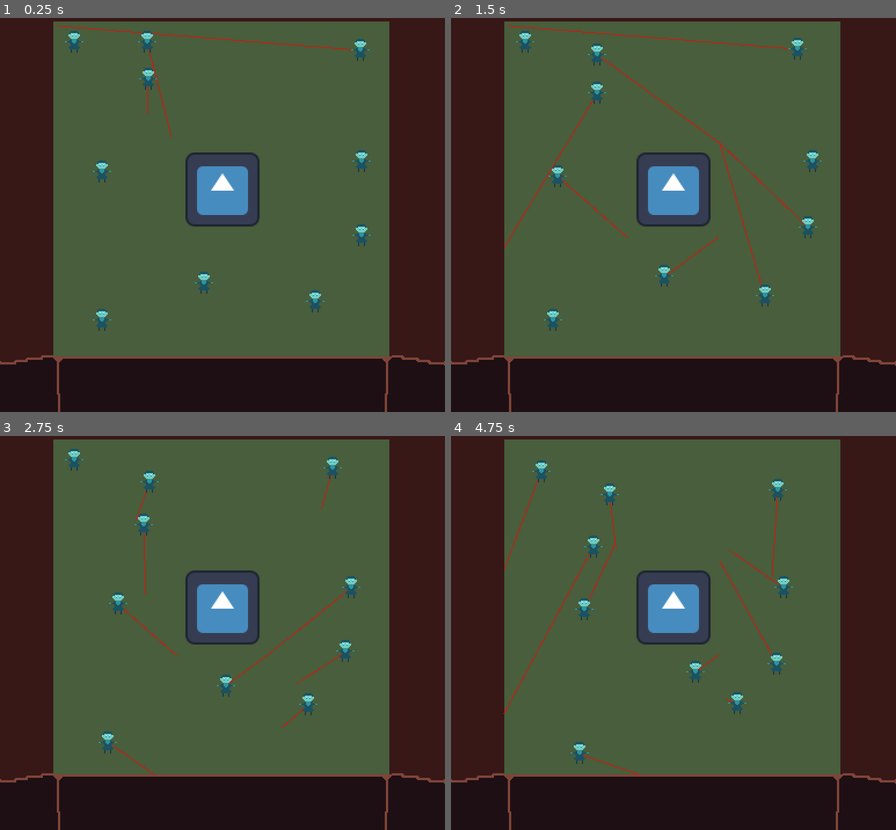
Above: before the commit, frames 1-4 (two rows, left to right).
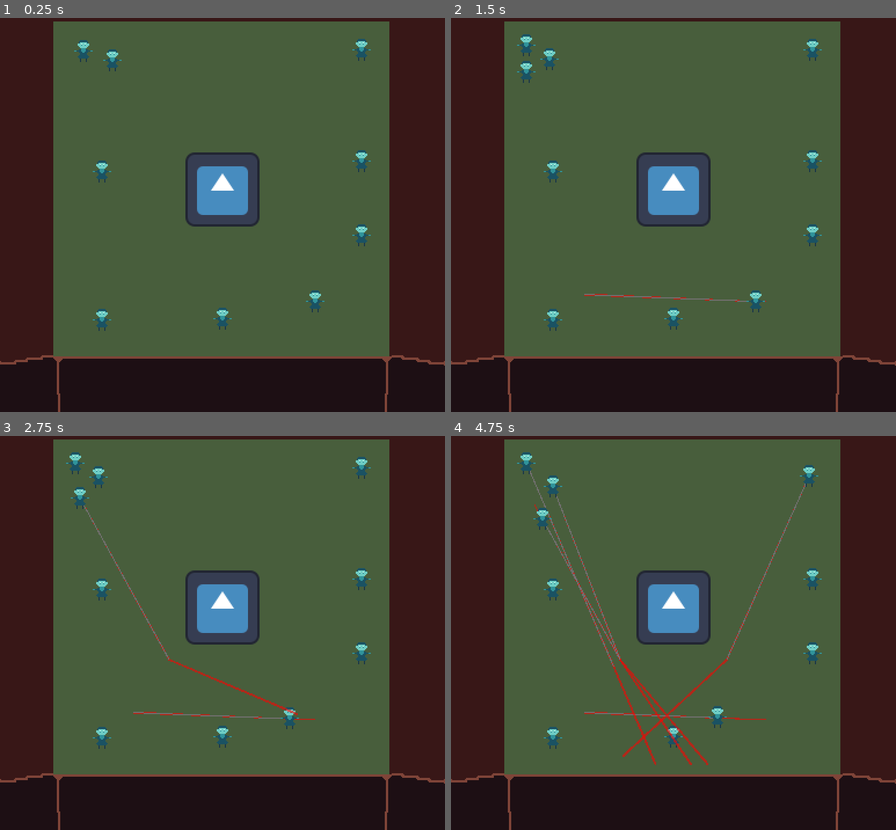
Above: after the commit, the same moments.

Repository: Cheese-Kings/Serene-Sovereignty
Game: Godot game, scene res://scenes/game.tscn
Same seed, same stepped clock (60 frames per second), same inputs: the game is played once before the commit and once after it. The engine's default icon, where the game draws it, is replaced by a stand-in: a white triangle on a blue panel in a dark square.
Inputs:
- Up to frame 1 (0.25 s): no input
- Up to frame 2 (1.5 s): tap Enter at 0.5, 1.35 s; hold Up 0.53-1.28 s; hold Enter 0.53-1.28 s; hold Down from 1.28 s (still down)
- Up to frame 3 (2.75 s): release Down at 2.03 s; hold Up from 2.03 s (still down); hold Enter from 2.03 s (still down)
- Up to frame 4 (4.75 s): release Enter at 2.78 s; tap Enter at 2.85, 4.35 s; release Up at 3.53 s; hold Enter 3.53-4.28 s; hold Down from 3.53 s (still down)

The runs differ from the first frame. In frame 1, 1.0% of the frame differs, in the area x 12-84%, y 1-80%; in frame 2, 2.3%; in frame 3, 2.7%; in frame 4, 3.9%, in the area x 11-84%, y 4-87%.

Commit message:
so many improvements to AI and stuff

Diff:
--- a/scenes/behaviour_trees/loser_ai.tscn
+++ b/scenes/behaviour_trees/loser_ai.tscn
@@ -7,9 +7,10 @@
 [node name="LoserAI" type="Node"]
 script = ExtResource("1_x7ik3")
 
-[node name="Wander" type="Node" parent="."]
+[node name="WanderGoal" type="Node" parent="."]
 script = ExtResource("2_6qvcv")
 
-[node name="MoveToRandomLocation" parent="Wander" instance=ExtResource("3_m8vb4")]
-move_chance_max = 60
-move_distance = 200
+[node name="MoveToRandomLocation" parent="WanderGoal" instance=ExtResource("3_m8vb4")]
+move_chance_max = 300
+move_distance = 100
+movement_hotspot = Vector2(0, 112)
--- a/scenes/game.tscn
+++ b/scenes/game.tscn
@@ -1,16 +1,22 @@
-[gd_scene load_steps=6 format=3 uid="uid://cxdab7u2nnqn1"]
+[gd_scene load_steps=8 format=3 uid="uid://cxdab7u2nnqn1"]
 
 [ext_resource type="Texture2D" uid="uid://c715x0y2uovhc" path="res://assets/sprites/testing_randomshti.png" id="1_0vakb"]
 [ext_resource type="PackedScene" uid="uid://1awynisxpbmu" path="res://scenes/troops/loser.tscn" id="1_wlhjy"]
 [ext_resource type="Texture2D" uid="uid://3rlmr42kfxd2" path="res://icon.svg" id="2_aas75"]
 
 [sub_resource type="NavigationPolygon" id="NavigationPolygon_566c8"]
-vertices = PackedVector2Array(40, -40, 144, -145, 144, 144, 39, 41, -146, 144, -39, 42, -146, -145, -38, -40)
-polygons = Array[PackedInt32Array]([PackedInt32Array(0, 1, 2, 3), PackedInt32Array(3, 2, 4, 5), PackedInt32Array(6, 1, 0, 7), PackedInt32Array(4, 6, 7, 5)])
-outlines = Array[PackedVector2Array]([PackedVector2Array(-146, -145, 144, -145, 144, 144, -146, 144), PackedVector2Array(-38, -40, 40, -40, 39, 41, -39, 42)])
+vertices = PackedVector2Array(133, -135, 135, 136, 46, 45, 46, -45, -138, 135, -46, 45, -137, -136, -46, -45)
+polygons = Array[PackedInt32Array]([PackedInt32Array(0, 1, 2, 3), PackedInt32Array(2, 1, 4, 5), PackedInt32Array(5, 4, 6, 7), PackedInt32Array(7, 6, 0, 3)])
+outlines = Array[PackedVector2Array]([PackedVector2Array(-137, -136, 133, -135, 135, 136, -138, 135), PackedVector2Array(-46, -45, 46, -45, 46, 45, -46, 45)])
 
 [sub_resource type="RectangleShape2D" id="RectangleShape2D_gdhlv"]
 size = Vector2(64, 64)
+
+[sub_resource type="RectangleShape2D" id="RectangleShape2D_bviha"]
+size = Vector2(45, 385)
+
+[sub_resource type="RectangleShape2D" id="RectangleShape2D_iuj5e"]
+size = Vector2(381, 48)
 
 [node name="Game" type="Node2D"]
 
@@ -22,13 +28,35 @@
 [node name="NavArea" type="NavigationRegion2D" parent="GameArena"]
 navigation_polygon = SubResource("NavigationPolygon_566c8")
 
-[node name="StaticBody2D" type="StaticBody2D" parent="GameArena"]
+[node name="MiddleBlockThing" type="StaticBody2D" parent="GameArena"]
 
-[node name="Sprite2D" type="Sprite2D" parent="GameArena/StaticBody2D"]
+[node name="Sprite2D" type="Sprite2D" parent="GameArena/MiddleBlockThing"]
 texture = ExtResource("2_aas75")
 
-[node name="CollisionShape2D" type="CollisionShape2D" parent="GameArena/StaticBody2D"]
+[node name="CollisionShape2D" type="CollisionShape2D" parent="GameArena/MiddleBlockThing"]
 shape = SubResource("RectangleShape2D_gdhlv")
+debug_color = Color(1, 0.984314, 0, 0.419608)
+
+[node name="MapEdge" type="StaticBody2D" parent="GameArena"]
+
+[node name="CollisionShape2D" type="CollisionShape2D" parent="GameArena/MapEdge"]
+position = Vector2(-168.5, -0.5)
+shape = SubResource("RectangleShape2D_bviha")
+debug_color = Color(1, 0.984314, 0, 0.419608)
+
+[node name="CollisionShape2D2" type="CollisionShape2D" parent="GameArena/MapEdge"]
+position = Vector2(167.5, -0.5)
+shape = SubResource("RectangleShape2D_bviha")
+debug_color = Color(1, 0.984314, 0, 0.419608)
+
+[node name="CollisionShape2D3" type="CollisionShape2D" parent="GameArena/MapEdge"]
+position = Vector2(-0.5, 168)
+shape = SubResource("RectangleShape2D_iuj5e")
+debug_color = Color(1, 0.984314, 0, 0.419608)
+
+[node name="CollisionShape2D4" type="CollisionShape2D" parent="GameArena/MapEdge"]
+position = Vector2(-0.5, -168)
+shape = SubResource("RectangleShape2D_iuj5e")
 debug_color = Color(1, 0.984314, 0, 0.419608)
 
 [node name="Troops" type="Node2D" parent="."]
@@ -46,7 +74,7 @@
 position = Vector2(80, 97)
 
 [node name="Loser5" parent="Troops" instance=ExtResource("1_wlhjy")]
-position = Vector2(-16, 81)
+position = Vector2(0, 112)
 
 [node name="Loser6" parent="Troops" instance=ExtResource("1_wlhjy")]
 position = Vector2(-104, 113)
@@ -55,7 +83,7 @@
 position = Vector2(-104, -15)
 
 [node name="Loser8" parent="Troops" instance=ExtResource("1_wlhjy")]
-position = Vector2(-128, -127)
+position = Vector2(-120, -119)
 
 [node name="Loser9" parent="Troops" instance=ExtResource("1_wlhjy")]
 position = Vector2(0, -111)
--- a/scenes/troops/loser.tscn
+++ b/scenes/troops/loser.tscn
@@ -1,11 +1,15 @@
-[gd_scene load_steps=5 format=3 uid="uid://1awynisxpbmu"]
+[gd_scene load_steps=6 format=3 uid="uid://1awynisxpbmu"]
 
 [ext_resource type="Script" path="res://scripts/troops/loser.gd" id="1_epyq1"]
 [ext_resource type="Texture2D" uid="uid://x5v38xajfnko" path="res://assets/sprites/troops/neutralunit.png" id="2_ruk6q"]
 [ext_resource type="PackedScene" uid="uid://b4hrjv8y5f5t7" path="res://scenes/behaviour_trees/loser_ai.tscn" id="3_c7gbj"]
 
 [sub_resource type="RectangleShape2D" id="RectangleShape2D_228lp"]
-size = Vector2(16, 19)
+size = Vector2(12, 15)
+
+[sub_resource type="Curve" id="Curve_4mvdu"]
+_data = [Vector2(0, 0.496933), 0.0, 0.0, 0, 0, Vector2(1, 1), 0.0, 0.0, 0, 0]
+point_count = 2
 
 [node name="Loser" type="CharacterBody2D" node_paths=PackedStringArray("nav_agent")]
 script = ExtResource("1_epyq1")
@@ -18,11 +22,14 @@
 
 [node name="PathLine" type="Line2D" parent="."]
 points = PackedVector2Array(0, 0, 0, 0)
+width = 2.0
+width_curve = SubResource("Curve_4mvdu")
+default_color = Color(1, 0, 0, 0.584314)
+
+[node name="DestinationLine" type="Line2D" parent="."]
+points = PackedVector2Array(0, 0, 0, 0)
 width = 1.0
-default_color = Color(1, 0, 0, 0.584314)
-begin_cap_mode = 1
-end_cap_mode = 1
-antialiased = true
+default_color = Color(0, 0.917647, 1, 0.368627)
 
 [node name="Sprite" type="Sprite2D" parent="."]
 position = Vector2(0, -7)
@@ -30,6 +37,7 @@
 region_rect = Rect2(0, 0, 32, 32)
 
 [node name="NavigationAgent" type="NavigationAgent2D" parent="."]
+path_max_distance = 25.0
 avoidance_enabled = true
 
 [node name="LoserAI" parent="." instance=ExtResource("3_c7gbj")]
--- a/scripts/ai_actions/move_to_random_location.gd
+++ b/scripts/ai_actions/move_to_random_location.gd
@@ -3,6 +3,7 @@
 
 @export var move_chance_max := 10
 @export var move_distance := 50
+@export var movement_hotspot := Vector2.ZERO
 
 
 func tick(actor, blackboard):
@@ -11,6 +12,6 @@
 
 	if move_chance == 0:
 		randomize()
-		actor.navigate_to(Vector2(randf_range(-move_distance, move_distance), randf_range(-move_distance, move_distance)))
+		actor.navigate_to(movement_hotspot + Vector2(randf_range(-move_distance, move_distance), randf_range(-move_distance, move_distance)))
 
 	return SUCCESS
--- a/scripts/custom_nodes/troop.gd
+++ b/scripts/custom_nodes/troop.gd
@@ -22,22 +22,27 @@
 		var v = (next_location - global_position).normalized() * stats.speed
 		nav_agent.set_velocity(v)
 
-		$PathLine.points[0] = global_position - position
-		$PathLine.points[1] = next_location - position
+		if OS.is_debug_build():
+			if is_instance_valid($PathLine):
+				$PathLine.position = -position
+				$PathLine.points = nav_agent.get_current_navigation_path()
 
+			if is_instance_valid($DestinationLine): $DestinationLine.points[1] = next_location - position
+		else:
+			if is_instance_valid($PathLine): $PathLine.hide()
+			if is_instance_valid($DestinationLine): $DestinationLine.hide()
 
 # Function to initialize troop stats
 func _initialize_stats():
 	stats = TroopStats.new()
 
 func navigate_to(location: Vector2):
-	nav_agent.target_position = location
+	nav_agent.set_target_position(location)
 	navigating = true
 
 func _on_velocity_computed(safe_velocity: Vector2):
 	velocity = safe_velocity
 	move_and_slide()
-	#position += safe_velocity
 
 func _on_target_reached():
 	navigating = false
